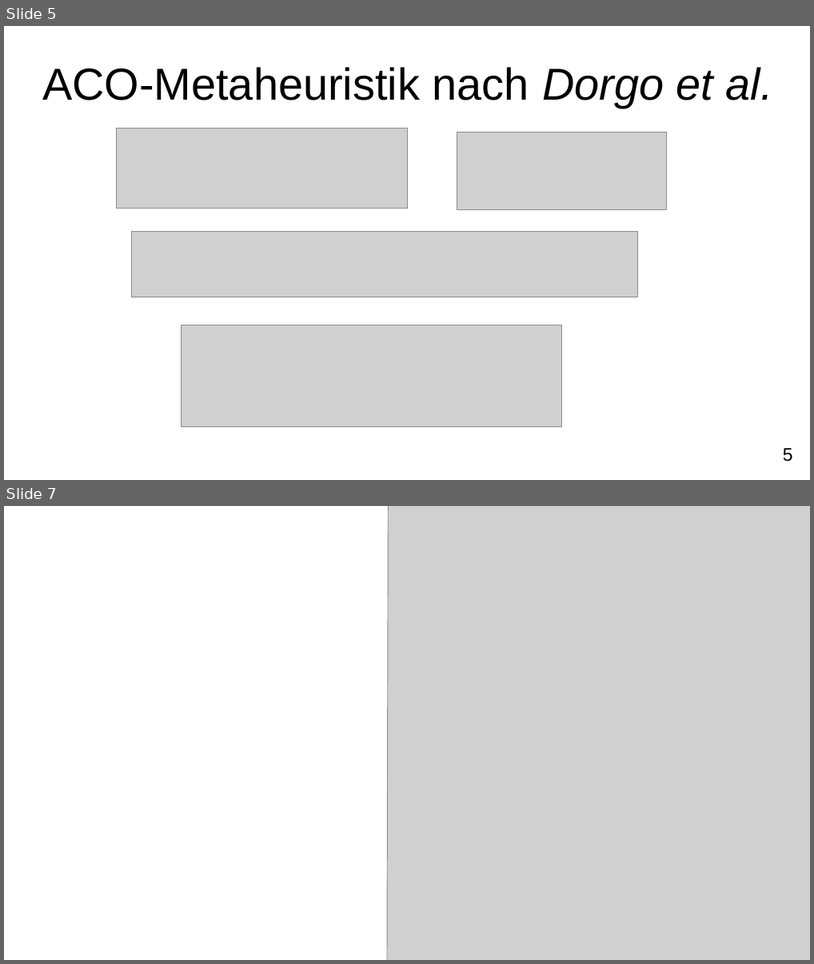
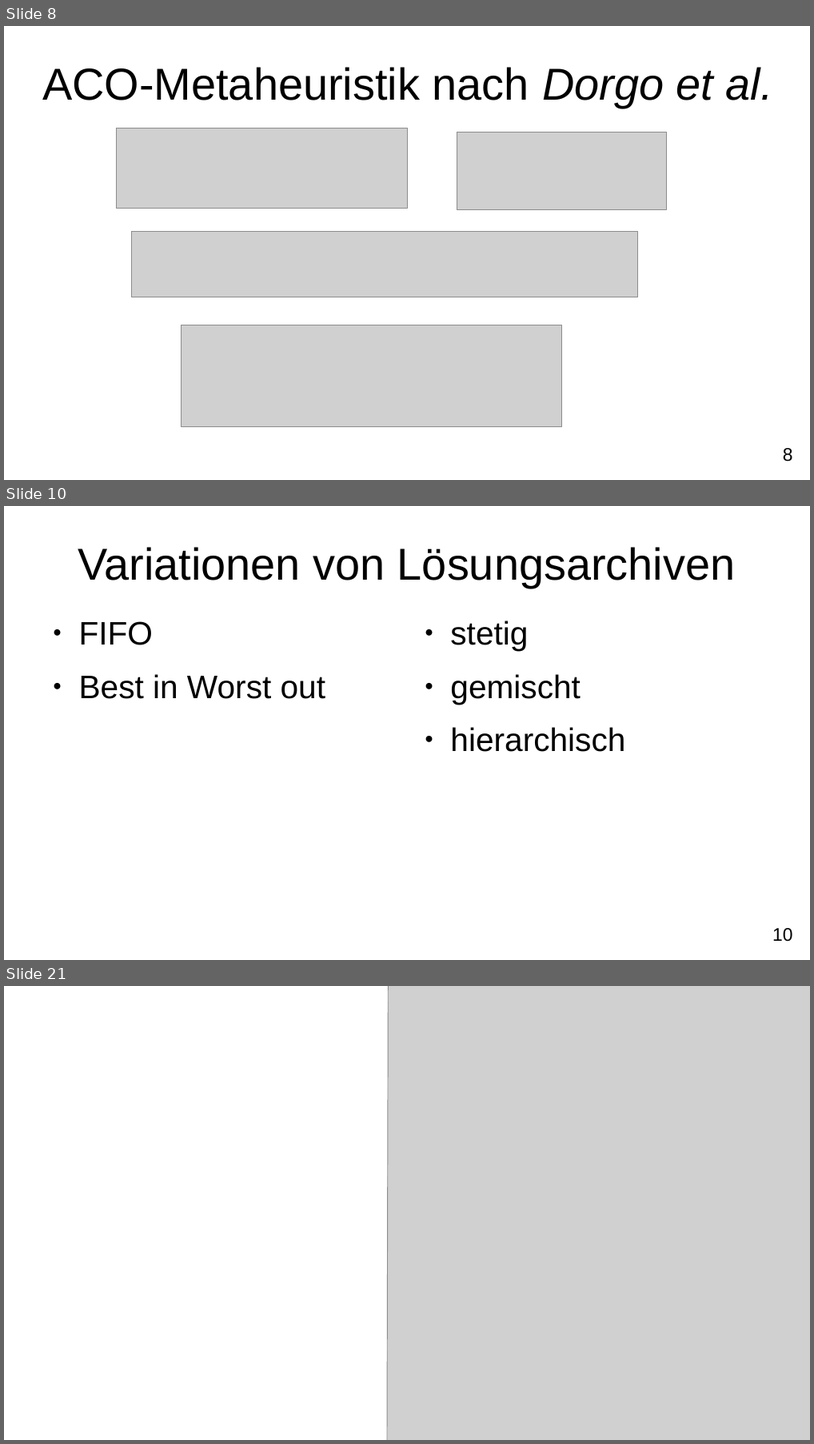
Before and after one commit to FXJackAll/Masterarbeit_Code, a slide deck: Masterarbeit_Verteidigung/Masterarbeit_Verteidigung.odp. Shown one above the other, each under a label of ours: slides 5 and 7 before the commit, slides 8, 10 and 21 after it; the slides between them are not shown. The pictures are 814x964 and 814x1444 pixels, drawn with LibreOffice and Linux fonts; fonts in the diff are those of the drawing; grey boxes stand for pictures; background and template pictures are left out. Boxes give left, top, right and bottom in pixels: in the first picture for what was removed or moved away, otherwise in the second. Text is boxed around its words. In the diff, an @@ line names an element or a change of style, - is before the commit and + after.

```diff
--- a/Masterarbeit_Verteidigung/Masterarbeit_Verteidigung.odp
+++ b/Masterarbeit_Verteidigung/Masterarbeit_Verteidigung.odp
@@ slide 10 added at [4, 506, 810, 960], background #FFFFFF; not listed: 1 template element that a slide beside it also shows @@
@@ title added at [78, 547, 735, 588], 44 pt, text #000000 @@
+Variationen von Lösungsarchiven
@@ text added at [79, 621, 326, 699], 32 pt, text #000000 @@
+● FIFO
+● Best in Worst out
@@ text added at [450, 620, 626, 752], 32 pt, text #000000 @@
+● stetig
+● gemischt
+● hierarchisch
@@ what was slide 5 is now slide 8 @@
@@ page number at [783, 448, 794, 461]: text changed @@
-5
+8
@@ what was slide 7 is now slide 21 @@
```
Also in this commit, not shown: 3 slides changed, 22 other slides added, 7 other files.
